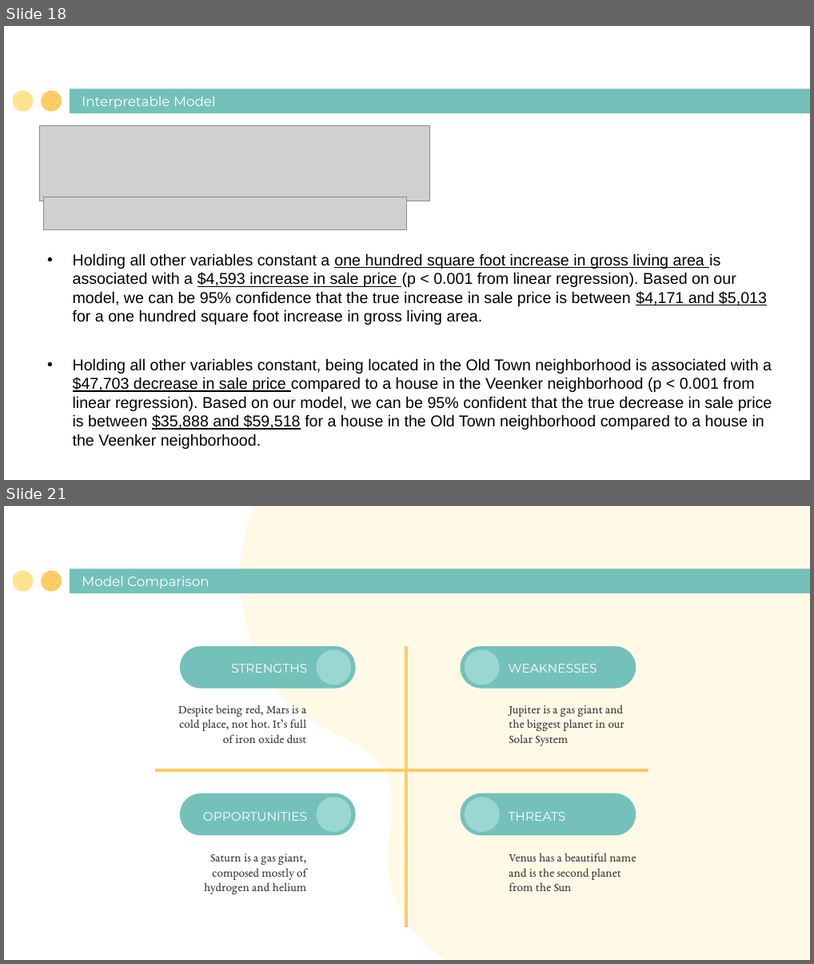
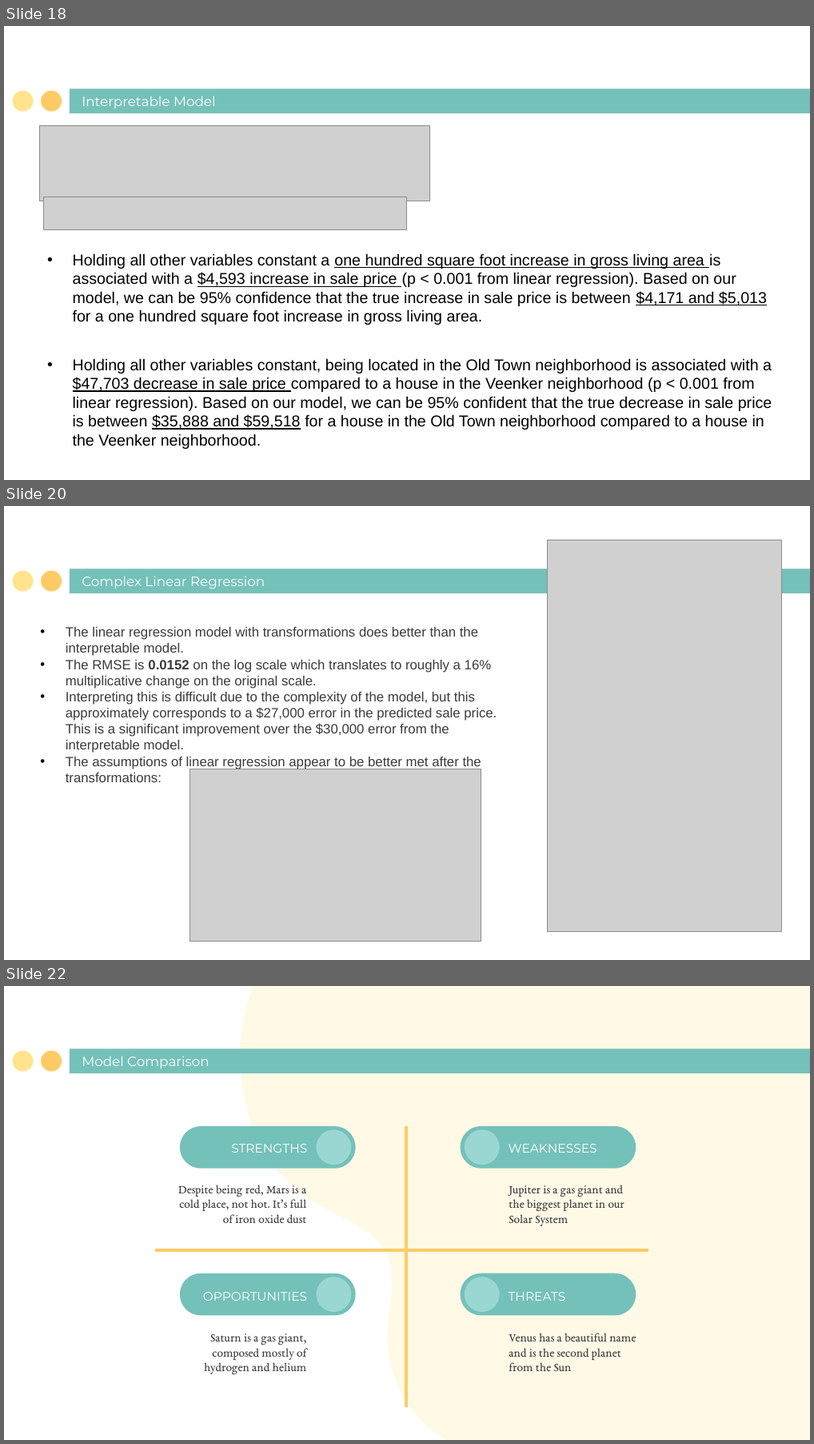
Before and after one commit to NickSager/DS_6372_Ames2, a slide deck: MSDS 6372 Project 1.pptx. Shown one above the other, each under a label of ours: slides 18 and 21 before the commit, slides 18, 20 and 22 after it; the slides between them are not shown. The pictures are 814x964 and 814x1444 pixels, drawn with LibreOffice and Linux fonts; fonts in the diff are those of the drawing; grey boxes stand for pictures. Boxes give left, top, right and bottom in pixels: in the first picture for what was removed or moved away, otherwise in the second. Text is boxed around its words. In the diff, an @@ line names an element or a change of style, - is before the commit and + after.

Commit message:
Update PPT.

```diff
--- a/MSDS 6372 Project 1.pptx
+++ b/MSDS 6372 Project 1.pptx
@@ slide 20 added at (4,506,810,960), background #FFFFFF; not listed: 3 template elements that a slide beside it also shows @@
@@ picture added at (547,540,782,931) @@
@@ title added at (82,576,265,589), 12 pt, text #FFFFFF @@
+Complex Linear Regression
@@ text added at (66,627,497,782), 12 pt, text #3B3B3B @@
+• The linear regression model with transformations does better than the interpretable model.
+• The RMSE is 0.0152 on the log scale which translates to roughly a 16% multiplicative change on the original scale.
+• Interpreting this is difficult due to the complexity of the model, but this approximately corresponds to a $27,000 error in the predicted sale price. This is a significant improvement over the $30,000 error from the interpretable model.
+• The assumptions of linear regression appear to be better met after the transformations:
@@ picture added at (190,769,482,940) @@
@@ what was slide 21 is now slide 22 @@
```
Also in this commit, not shown: 2 other slides added, 2 slides removed, 2 other files.
